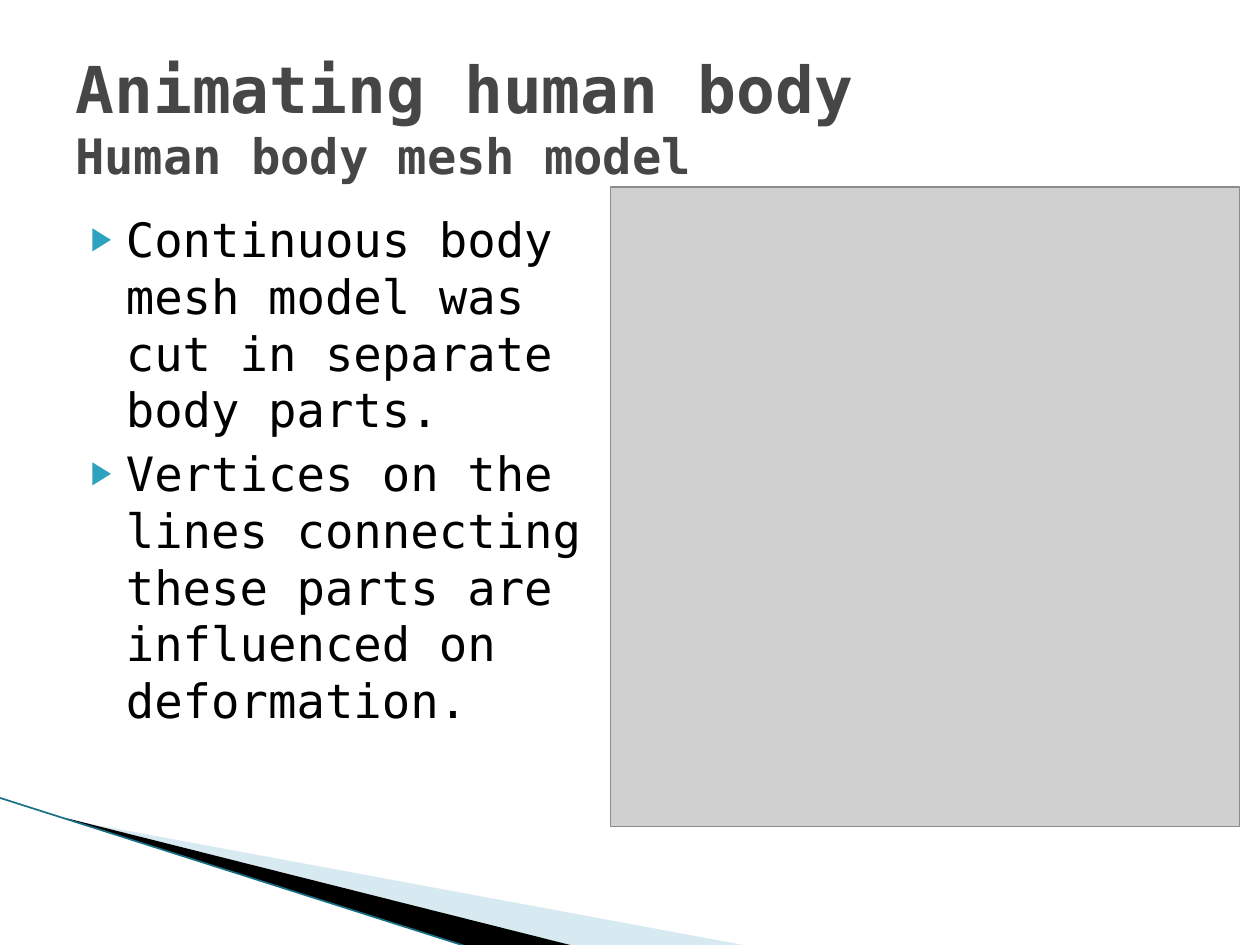
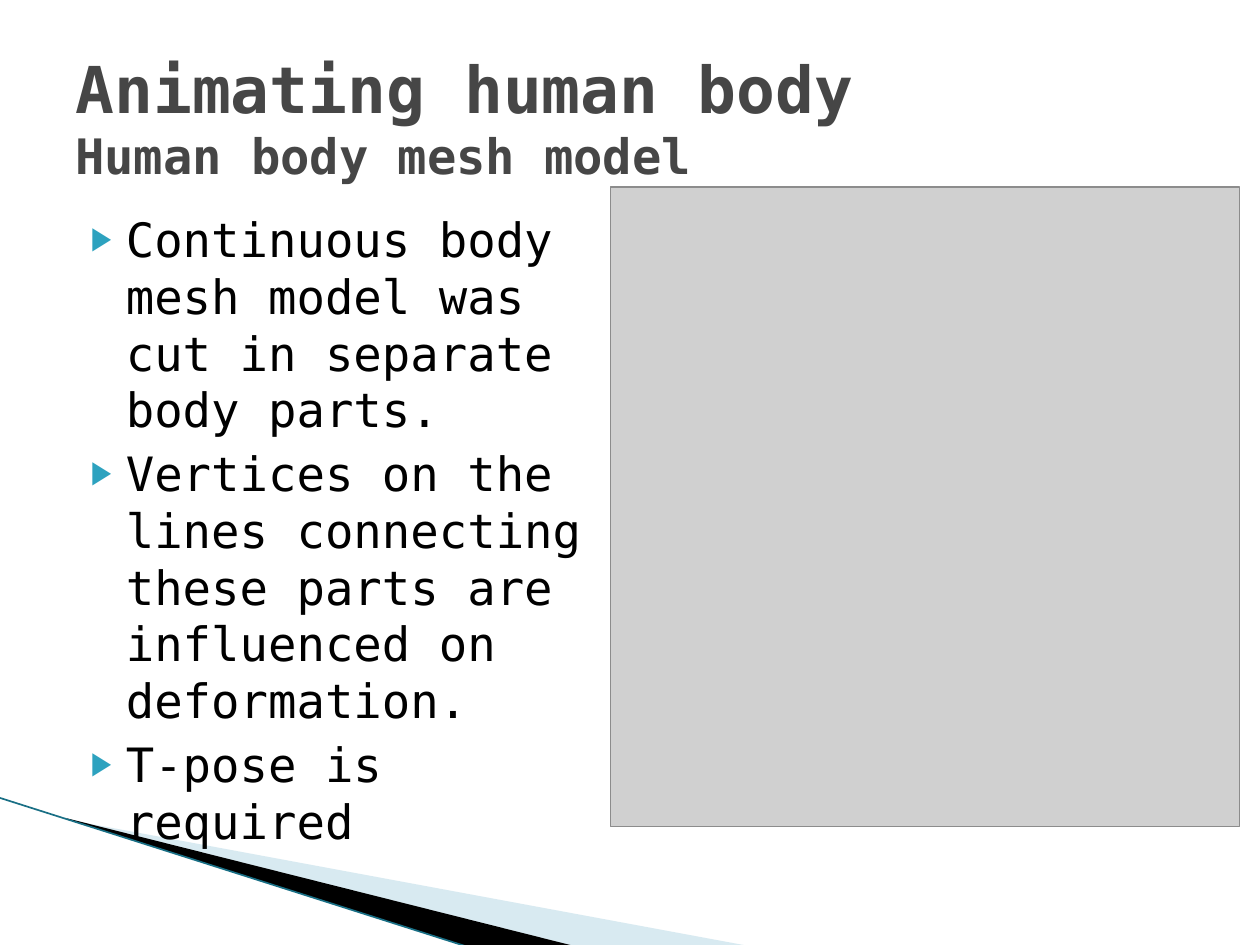
Before and after one commit to hobama/cvg01, a slide deck: slide 34 of docs/Presentation/Presentation.pptx. Drawn at 1260x945 pixels with LibreOffice and Linux fonts; fonts in the diff are those of the drawing; grey boxes stand for pictures; background and template pictures are left out. Boxes give left, top, right and bottom in pixels: in the first picture for what was removed or moved away, otherwise in the second. Text is boxed around its words. In the diff, an @@ line names an element or a change of style, - is before the commit and + after.

```diff
--- a/docs/Presentation/Presentation.pptx
+++ b/docs/Presentation/Presentation.pptx
@@ text at [126,746,382,849]: paragraph added @@
+▶ T-pose is required
```
Also in this commit, not shown: 11 other slides changed.
